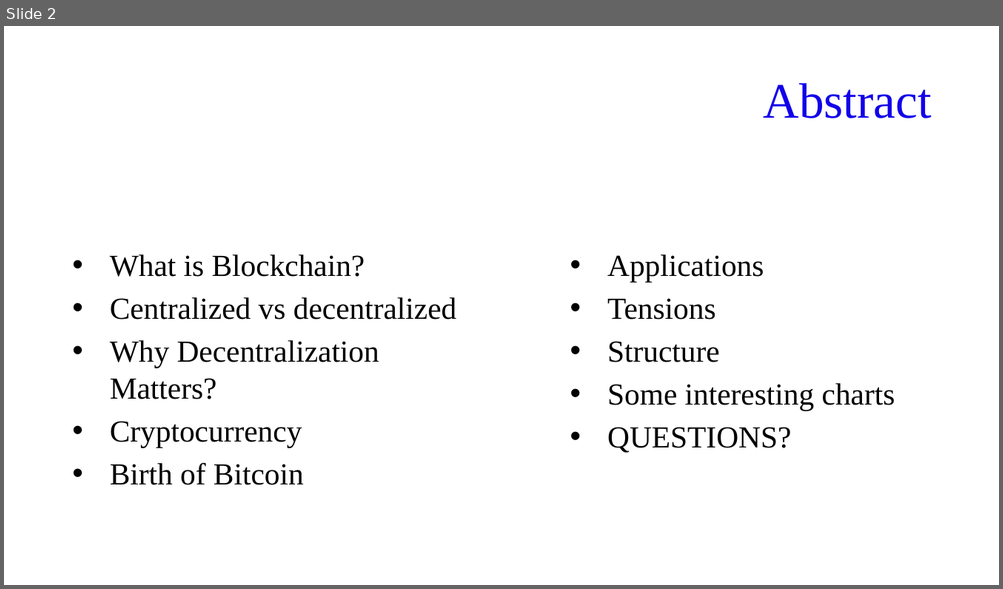
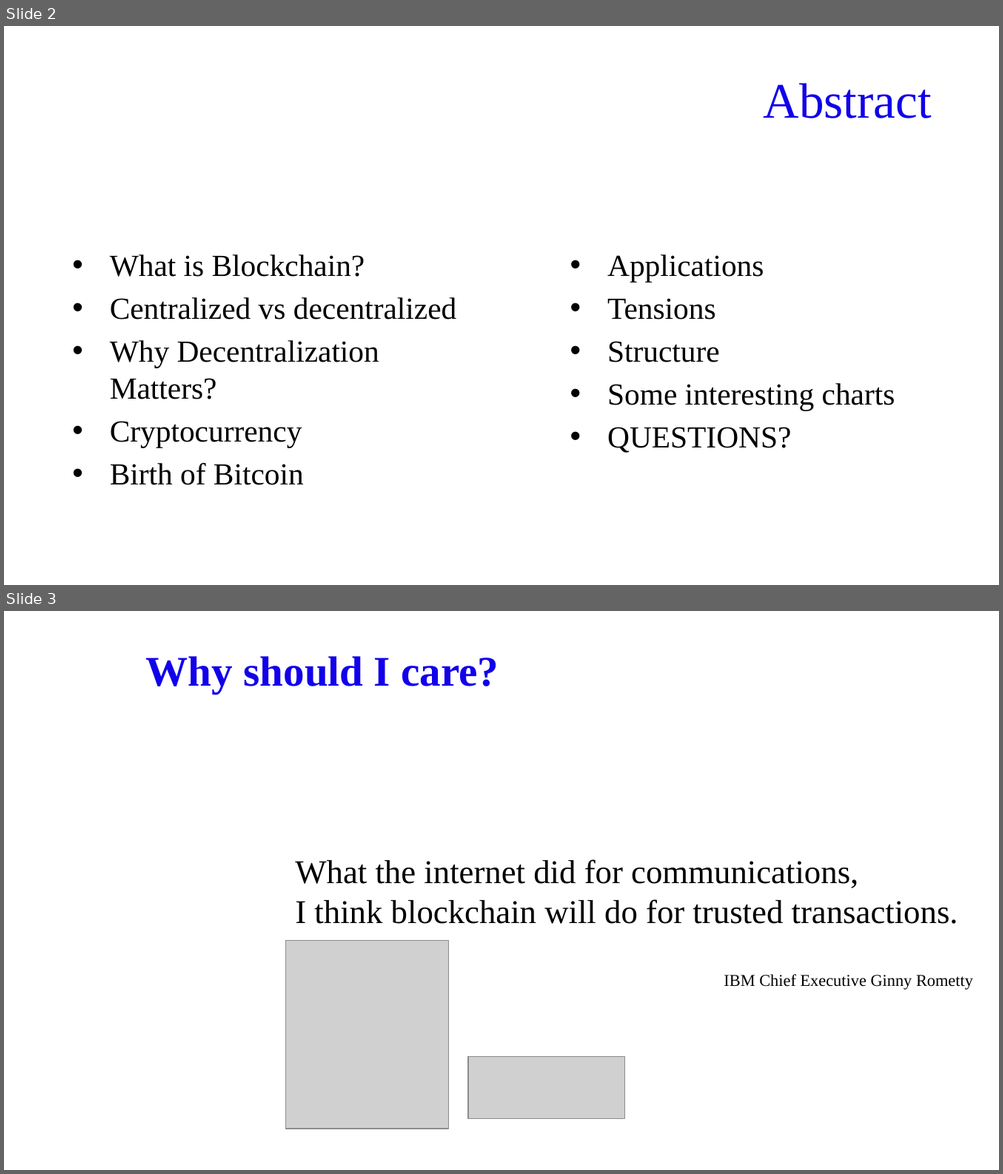
Before and after one commit to FIVIL/KtuPresentation, a slide deck: Blockchain 101.pptx. Shown one above the other, each under a label of ours: slide 2 before the commit, slides 2 and 3 after it. The pictures are 1003x589 and 1003x1174 pixels, drawn with LibreOffice and Linux fonts; fonts in the diff are those of the drawing; grey boxes stand for pictures; background and template pictures are left out. Boxes give left, top, right and bottom in pixels: in the first picture for what was removed or moved away, otherwise in the second. Text is boxed around its words. In the diff, an @@ line names an element or a change of style, - is before the commit and + after.

Commit message:
why should i care

```diff
--- a/Blockchain 101.pptx
+++ b/Blockchain 101.pptx
@@ slide 3 added at (x1=4, y1=611, x2=999, y2=1170), background picture (left out) @@
@@ text added at (x1=146, y1=656, x2=498, y2=693), 30.6 pt, text #1100EA, bold @@
+Why should I care?
@@ text added at (x1=295, y1=860, x2=973, y2=990), 24 pt, text #000000 @@
+What the internet did for communications,
+I think blockchain will do for trusted transactions.
+IBM Chief Executive Ginny Rometty
@@ picture added at (x1=285, y1=940, x2=449, y2=1129) @@
@@ picture added at (x1=469, y1=1056, x2=625, y2=1118) @@
```
Also in this commit, not shown: 1 slide changed.
